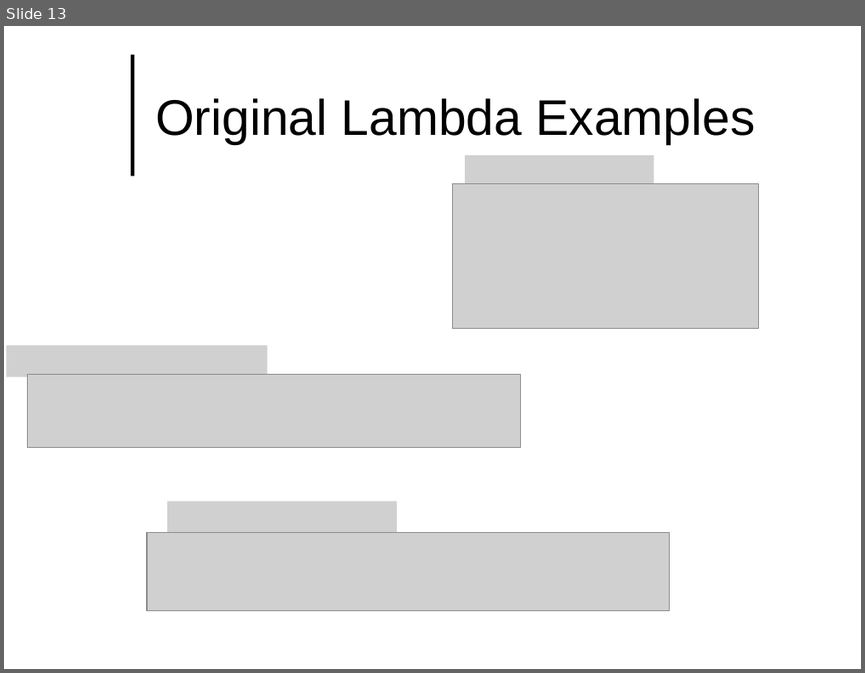
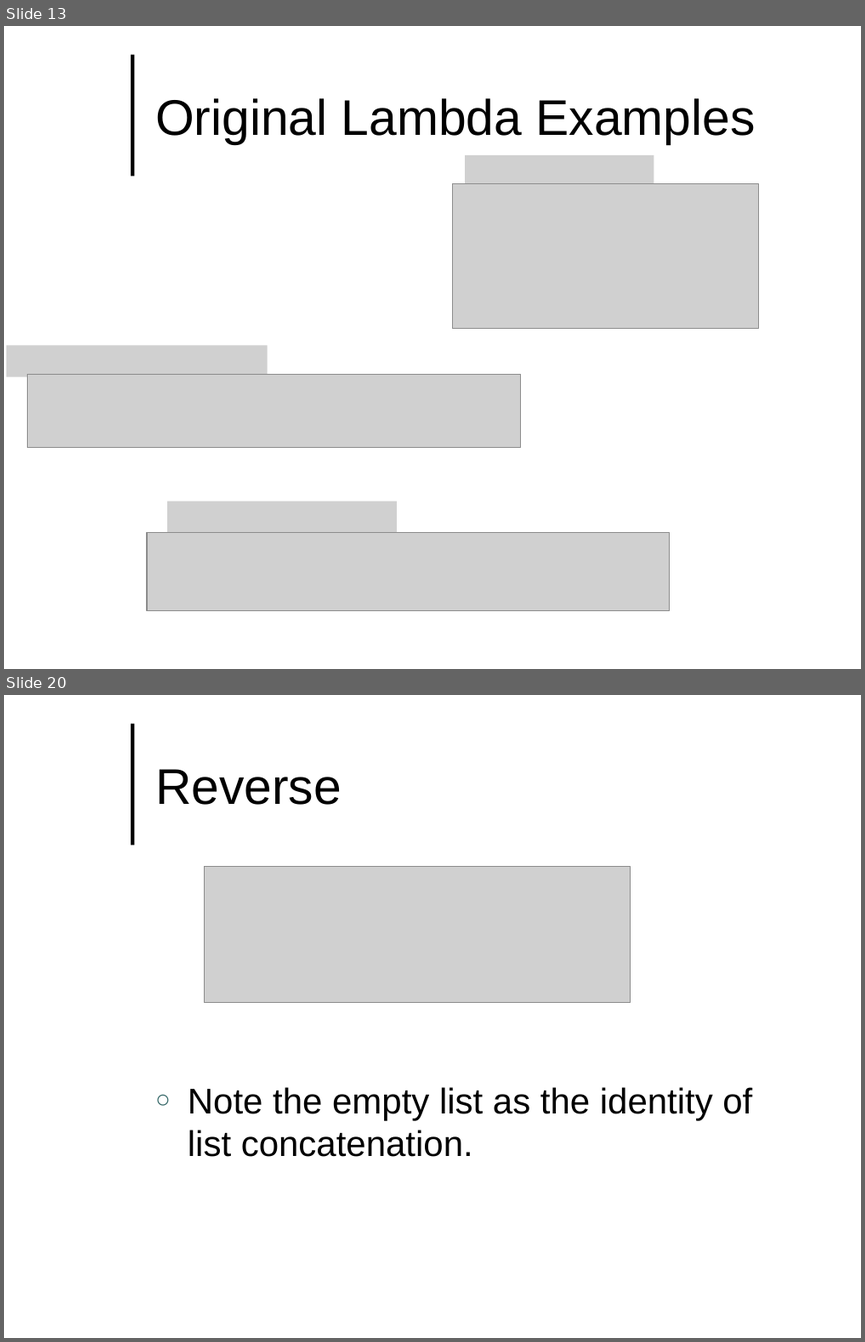
Before and after one commit to lutzhamel/CSC493, a slide deck: notes/csc493-ln011.pptx. Shown one above the other, each under a label of ours: slide 13 before the commit, slides 13 and 20 after it; the slides between them are not shown. The pictures are 865x673 and 865x1342 pixels, drawn with LibreOffice and Linux fonts; fonts in the diff are those of the drawing; grey boxes stand for pictures; background and template pictures are left out. Boxes give left, top, right and bottom in pixels: in the first picture for what was removed or moved away, otherwise in the second. Text is boxed around its words. In the diff, an @@ line names an element or a change of style, - is before the commit and + after.

```diff
--- a/notes/csc493-ln011.pptx
+++ b/notes/csc493-ln011.pptx
@@ slide 20 added at <box>4,695,861,1338</box>, background #FFFFFF; not listed: 1 template element that a slide beside it also shows @@
@@ title added at <box>155,769,341,805</box>, 42 pt, text #000000 @@
+Reverse
@@ picture added at <box>204,867,630,1002</box> @@
@@ text added at <box>188,1087,752,1157</box>, 30 pt, text #000000 @@
+○ Note the empty list as the identity of list concatenation.
```
Also in this commit, not shown: 10 other slides added, 1 slide removed, 10 other files.
